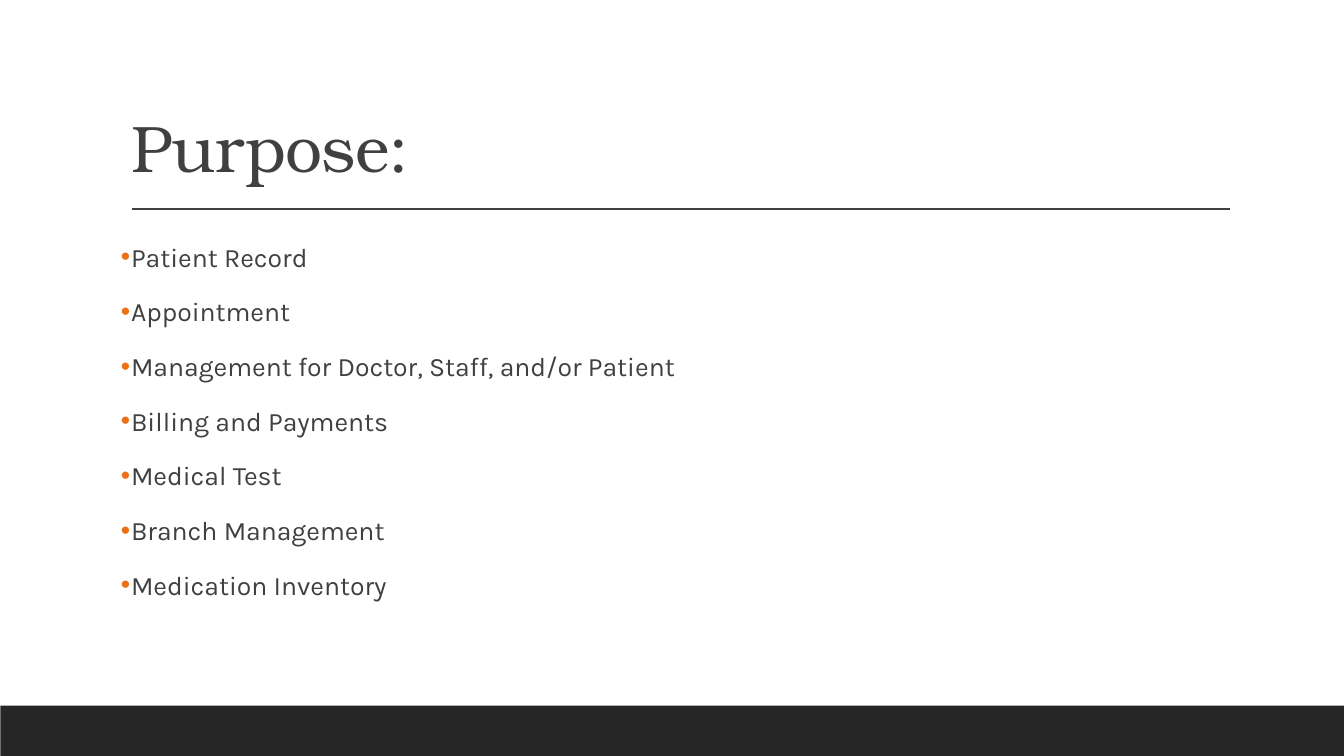
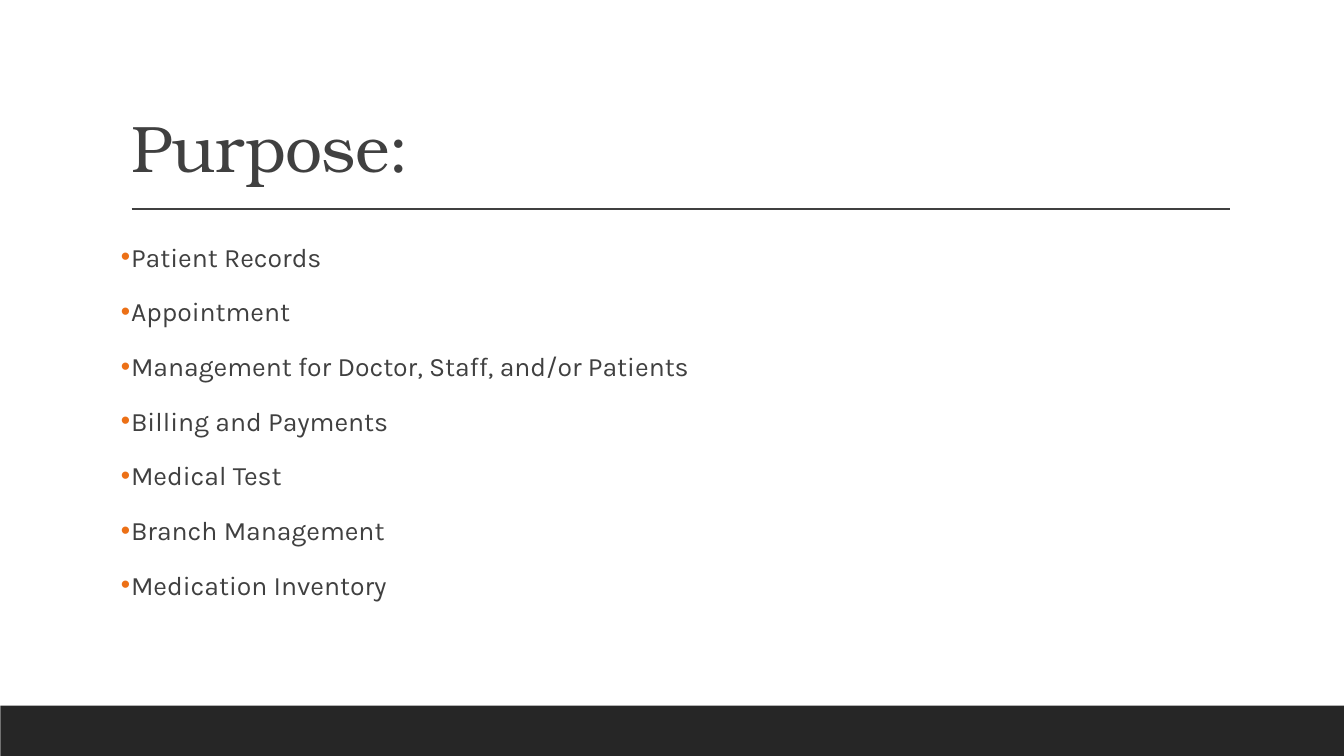
Before and after one commit to TJcollector/DatabaseProject, a slide deck: slide 2 of Database for Clinic Management.pptx. Drawn at 1344x756 pixels with LibreOffice and Linux fonts; fonts in the diff are those of the drawing. Boxes give left, top, right and bottom in pixels: in the first picture for what was removed or moved away, otherwise in the second. Text is boxed around its words. In the diff, an @@ line names an element or a change of style, - is before the commit and + after.

```diff
--- a/Database for Clinic Management.pptx
+++ b/Database for Clinic Management.pptx
@@ text at [131,249,321,268]: text changed @@
-• Patient Record
+• Patient Records
@@ text at [131,356,689,383]: text changed @@
-• Management for Doctor, Staff, and/or Patient
+• Management for Doctor, Staff, and/or Patients
```
Also in this commit, not shown: 2 other slides changed.
